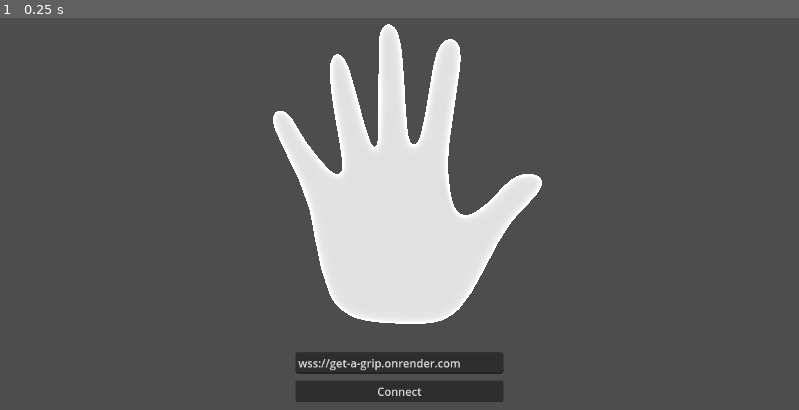
Above: before the commit, frame 1.
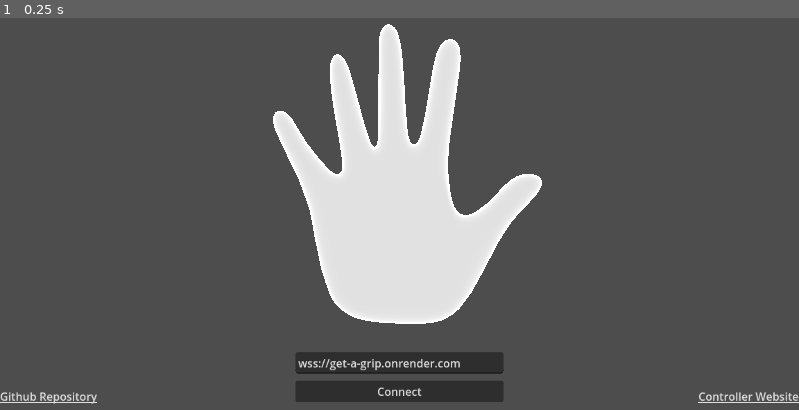
Above: after the commit, the same moment.

Repository: codeJester27/Get-a-Grip-Virtual-Hand
Game: Godot game, scene res://main.tscn
Same seed, same stepped clock (60 frames per second), same inputs: the game is played once before the commit and once after it.
Inputs:
- Up to frame 1 (0.25 s): no input

The runs differ from the first frame. In frame 1, 0.4% of the frame differs, in the area x 0-100%, y 95-99%.

Commit message:
improve the web experience

Diff:
--- a/src/kaboom.gd
+++ b/src/kaboom.gd
@@ -6,5 +6,6 @@
 func boom():
 	show()
 	animation_player.play("explode")
-	await get_tree().create_timer(5).timeout
-	get_tree().quit()
+	await animation_player.animation_finished
+	await get_tree().create_timer(2).timeout
+	get_tree().reload_current_scene()
--- a/src/main.tscn
+++ b/src/main.tscn
@@ -49,4 +49,27 @@
 text = "Connecting..."
 label_settings = SubResource("LabelSettings_j084q")
 
+[node name="ControllerWebsiteLink" type="LinkButton" parent="."]
+anchors_preset = 3
+anchor_left = 1.0
+anchor_top = 1.0
+anchor_right = 1.0
+anchor_bottom = 1.0
+offset_left = -145.0
+offset_top = -40.0
+grow_horizontal = 0
+grow_vertical = 0
+text = "Controller Website"
+uri = "https://codejester27.github.io/CMPS-375-Get-a-Grip-Website/"
+
+[node name="GithubRepositoryLink" type="LinkButton" parent="."]
+anchors_preset = 2
+anchor_top = 1.0
+anchor_bottom = 1.0
+offset_top = -40.0
+offset_right = 40.0
+grow_vertical = 0
+text = "Github Repository"
+uri = "https://github.com/codeJester27/Get-a-Grip-Virtual-Hand"
+
 [connection signal="submitted" from="ServerAddressForm" to="." method="_on_server_address_form_submitted"]
